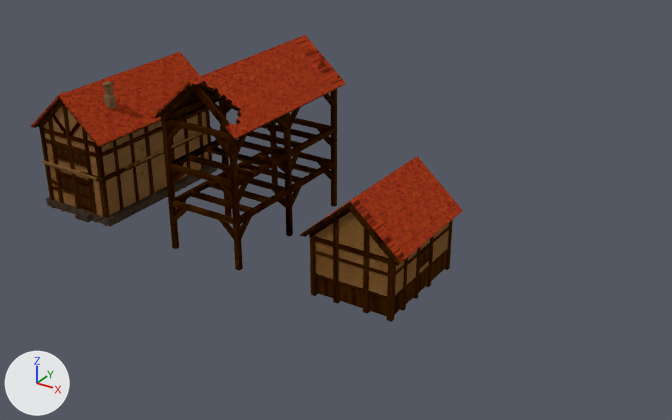
A saved change to the Blender file village/village.blend.
Both versions are drawn from a camera (50 mm lens) standing at (8.18, -7.91, 4.98) and looking at (3.18, -0.12, 0.51). Every picture has the same lights, and +X, +Y and +Z are marked at lower left.

The scene before the commit, as lines of its bpy script (objects in view):
```python
me_cube_004 = bpy.data.meshes.new('Cube.004')
me_cube_004.from_pydata(...)  # 24 vertices, 20 faces; spans x -0.57..0.57, y -1.04..1.04, z 1.0..1.52
me_cube_004.materials.append(mat_house1_4)
me_cube_009 = bpy.data.meshes.new('Cube.009')
me_cube_009.from_pydata(...)  # 24 vertices, 20 faces; spans x -0.573..0.573, y -1.045..0.36, z 0.628..1.146
me_cube_009.materials.append(mat_house1_4)
me_cube_011 = bpy.data.meshes.new('Cube.011')
me_cube_011.from_pydata(...)  # 264 vertices, 125 faces; spans x -0.489..0.489, y -0.994..0.309, z -0.055..1.103
me_cube_011.materials.append(mat_house1_4)
ob_pillar3_001 = bpy.data.objects.new('pillar3.001', me_cube_011)
ob_pillar3_001.location = (3.908, 0.0, 0.0)
ob_roof1 = bpy.data.objects.new('roof1', me_cube_004)
ob_roof1.location = (0.0, 0.0, 0.0)
ob_roof3 = bpy.data.objects.new('roof3', me_cube_009)
ob_roof3.location = (3.908, 0.0, 0.0)
# also in view: 'prop2' at (2.0, 0.0, 0.88); 'roof2' at (2.0, 0.0, 1.78); 'pillar1' at (0.0, 0.0, 0.71); 'house3-wall' at (3.91, -0.34, 0.51); 'pillar2' at (2.0, 0.0, 0.96)
```
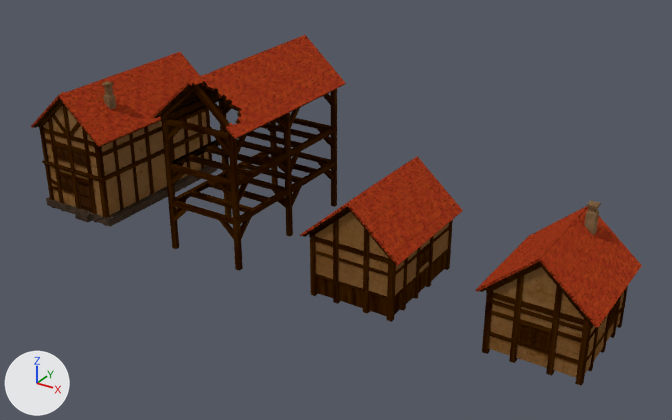
Pixel boxes [x1, y1, x2, y2] of what changed, in the pictures (672 x 420 px):
'roof4', added
    after: [476, 206, 642, 328]
'house4-wall', added
    after: [488, 267, 624, 378]
'pillar4', added
    after: [482, 264, 628, 386]
'window1.009', added
    after: [517, 323, 551, 351]
'chimney4', added
    after: [584, 200, 601, 235]
'window1.008', added
    after: [609, 299, 619, 327]
part 1 of me_cube_009, surface changed
    both: [300, 156, 463, 266]

Diff of the bpy script that builds the scene:
```diff
--- a/village/village.blend.py
+++ b/village/village.blend.py
@@ me_cube_009 @@
 me_cube_009.from_pydata(...)  # 24 vertices, 20 faces; spans x -0.573..0.573, y -1.045..0.36, z 0.628..1.146
 # used by ob_roof3; location = (3.908, 0.0, 0.0)
+# me_cube_009 part 1: texture (UV) coordinates of 20 of 20 faces, centred in x -0.566..0.566, y -1.045..0.36, z 0.633..0.897, changed; they spanned u 0.61..0.99, v 0.38..0.51 and now span u 0.61..0.99, v 0.37..0.49
 me_cube_009.materials.append(mat_house1_4)
@@ me_plane_008 @@
+me_plane_008.from_pydata(...)  # 56 vertices, 28 faces; spans x 0.0..0.115, y 0.444..0.618, z -0.003..0.013
+me_plane_008.materials.append(mat_house1_4)
@@ me_plane_007 @@
+me_plane_007.from_pydata(...)  # 56 vertices, 28 faces; spans x 0.0..0.115, y 0.444..0.618, z -0.003..0.013
+me_plane_007.materials.append(mat_house1_4)
@@ me_cube_016 @@
+me_cube_016.from_pydata(...)  # 24 vertices, 20 faces; spans x -0.573..0.573, y -1.045..0.223, z 0.608..1.126
+me_cube_016.materials.append(mat_house1_4)
@@ me_cube_015 @@
+me_cube_015.from_pydata(...)  # 24 vertices, 21 faces; spans x 0.208..0.306, y -0.05..0.047, z 1.146..1.55
+me_cube_015.materials.append(mat_house1_4)
@@ me_cube_014 @@
+me_cube_014.from_pydata(...)  # 32 vertices, 21 faces; spans x -0.469..0.472, y -0.975..0.153, z -0.001..1.046
+me_cube_014.materials.append(mat_house1_4)
@@ me_cube_013 @@
+me_cube_013.from_pydata(...)  # 280 vertices, 133 faces; spans x -0.489..0.489, y -0.994..0.182, z -0.055..1.076
+me_cube_013.materials.append(mat_house1_4)
@@ ob_window1_009 @@
+ob_window1_009 = bpy.data.objects.new('window1.009', me_plane_008)
+ob_window1_009.location = (5.856, -0.974, -0.293)
+ob_window1_009.rotation_euler = (1.571, 0.0, 0.0)  # degrees (90, 0, 0)
+ob_window1_009.scale = (1.3, 1.09, 1.09)
+_m = ob_window1_009.modifiers.new('Mirror', 'MIRROR')
+_m.use_mirror_merge = False
@@ ob_window1_008 @@
+ob_window1_008 = bpy.data.objects.new('window1.008', me_plane_007)
+ob_window1_008.location = (6.327, -0.209, -0.293)
+ob_window1_008.rotation_euler = (1.571, 0.0, 1.571)  # degrees (90, 0, 90)
+ob_window1_008.scale = (1.09, 1.09, 1.09)
+_m = ob_window1_008.modifiers.new('Mirror', 'MIRROR')
+_m.use_mirror_merge = False
@@ ob_roof4 @@
+ob_roof4 = bpy.data.objects.new('roof4', me_cube_016)
+ob_roof4.location = (5.856, 0.0, 0.0)
@@ ob_chimney4 @@
+ob_chimney4 = bpy.data.objects.new('chimney4', me_cube_015)
+ob_chimney4.location = (5.718, -0.061, -0.268)
@@ ob_house4_wall @@
+ob_house4_wall = bpy.data.objects.new('house4-wall', me_cube_014)
+ob_house4_wall.location = (5.856, 0.0, 0.0)
@@ ob_pillar4 @@
+ob_pillar4 = bpy.data.objects.new('pillar4', me_cube_013)
+ob_pillar4.location = (5.856, 0.0, 0.0)
```
